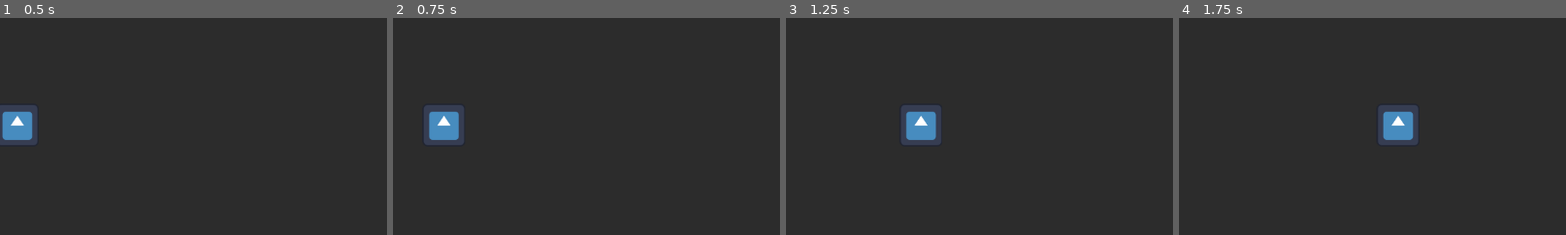
Above: before the commit, frames 1-4 (left to right).
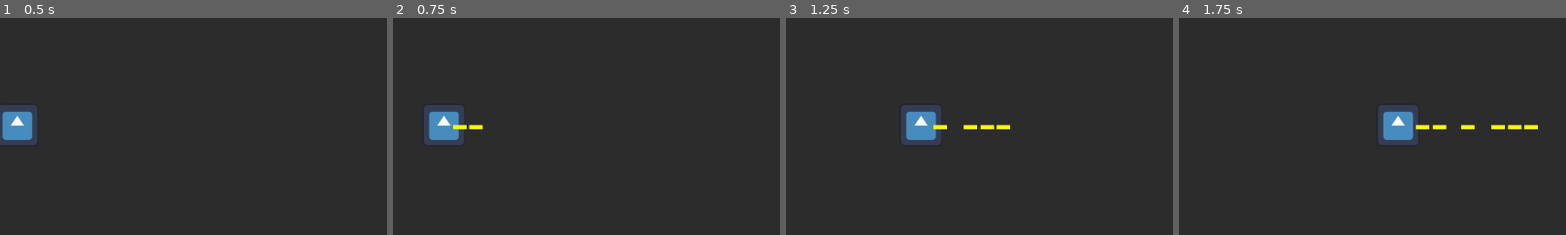
Above: after the commit, the same moments.

Repository: TarikPonciano/Tecnico-Jogos-Digitais-2025.07.11
Game: Godot game, scene res://Cenas/game.tscn
The game is run twice, just before and just after one commit, with the same random seed, the same clock (stepped at 60 frames per second) and the same inputs. The project has no main scene, so this scene is started directly. The engine's default icon, where the game draws it, is replaced by a stand-in: a white triangle on a blue panel in a dark square.
Inputs:
- Up to frame 1 (0.5 s): no input
- Up to frame 2 (0.75 s): tap Enter (ui_accept) at 0.5, 0.6 s; hold Right (ui_right) from 0.53 s (still down)
- Up to frame 3 (1.25 s): keep holding Right (ui_right); tap Enter (ui_accept) at 0.77, 1.07 s
- Up to frame 4 (1.75 s): keep holding Right (ui_right); tap Enter (ui_accept) at 1.35, 1.52 s
The pictures show only the part of the screen within x 50-100%, y 14-64%; the shares and areas given below are measured in that part.

Frame 1 is identical in both runs. In frame 2, 0.2% of the frame differs, in the area x 15-24%, y 49-52%; in frame 3, 0.3%; in frame 4, 0.5%, in the area x 61-93%, y 49-52%.

Commit message:
Sistema de Tiro

Diff:
--- a/top-down-shooter/Cenas/jogador.tscn
+++ b/top-down-shooter/Cenas/jogador.tscn
@@ -2,12 +2,14 @@
 
 [ext_resource type="Script" uid="uid://166t4q5foxi1" path="res://jogador.gd" id="1_k5ljr"]
 [ext_resource type="Texture2D" uid="uid://cc7wat15by0dh" path="res://icon.svg" id="2_j1gus"]
+[ext_resource type="PackedScene" uid="uid://dm88088m0kv5l" path="res://Cenas/projetil_basico.tscn" id="2_qa3s7"]
 
 [sub_resource type="RectangleShape2D" id="RectangleShape2D_qa3s7"]
 size = Vector2(128, 126)
 
 [node name="Jogador" type="CharacterBody2D" unique_id=2146596580]
 script = ExtResource("1_k5ljr")
+cena_projetil = ExtResource("2_qa3s7")
 
 [node name="Sprite2D" type="Sprite2D" parent="." unique_id=2002095175]
 texture = ExtResource("2_j1gus")
@@ -15,3 +17,6 @@
 [node name="CollisionShape2D" type="CollisionShape2D" parent="." unique_id=609102355]
 position = Vector2(1, 0)
 shape = SubResource("RectangleShape2D_qa3s7")
+
+[node name="Emissor Projetil" type="Marker2D" parent="." unique_id=746523107]
+position = Vector2(1, 0)
--- /dev/null
+++ b/top-down-shooter/Cenas/projetil_basico.gd
@@ -0,0 +1,7 @@
+extends Area2D
+
+var velocity_x = 800
+var velocity_y = 0
+
+func _physics_process(delta: float) -> void:
+	position.x += velocity_x * delta
--- /dev/null
+++ b/top-down-shooter/Cenas/projetil_basico.tscn
@@ -0,0 +1,30 @@
+[gd_scene format=3 uid="uid://dm88088m0kv5l"]
+
+[ext_resource type="Script" uid="uid://cdv6qly24d4g2" path="res://Cenas/projetil_basico.gd" id="1_r6mqh"]
+
+[sub_resource type="RectangleShape2D" id="RectangleShape2D_dhkr4"]
+size = Vector2(40, 13)
+
+[node name="Projetil Basico" type="Area2D" unique_id=731717194]
+script = ExtResource("1_r6mqh")
+
+[node name="ColorRect" type="ColorRect" parent="." unique_id=988124514]
+offset_right = 40.0
+offset_bottom = 13.0
+color = Color(1, 1, 0, 1)
+
+[node name="CollisionShape2D" type="CollisionShape2D" parent="." unique_id=72205357]
+position = Vector2(20, 6.5)
+shape = SubResource("RectangleShape2D_dhkr4")
+
+[node name="Label" type="Label" parent="." unique_id=1655195440]
+visible = false
+offset_left = 8.0
+offset_top = 18.0
+offset_right = 536.0
+offset_bottom = 145.0
+text = "Criar o projetil com Sprite e Colisão
+
+Inserir o projetil na fase
+
+Criar um script que faz com que o projetil se mova por conta própria"
--- a/top-down-shooter/jogador.gd
+++ b/top-down-shooter/jogador.gd
@@ -3,7 +3,8 @@
 
 const SPEED = 500.0
 #const JUMP_VELOCITY = -400.0
-
+@export var cena_projetil : PackedScene
+@onready var emissor_projetil = $"Emissor Projetil"
 
 func _physics_process(delta: float) -> void:
 	# Add the gravity.
@@ -17,8 +18,15 @@
 	# Get the input direction and handle the movement/deceleration.
 	# As good practice, you should replace UI actions with custom gameplay actions.
 
+	# Ao apertar espaço cria a bala e posiciona ela no mundo
+	if Input.is_action_just_pressed("ui_accept"):
+		var nova_bala = cena_projetil.instantiate()
+		nova_bala.position = emissor_projetil.global_position
+		get_parent().add_child(nova_bala)
+
 
 	var direction := Input.get_vector("ui_left", "ui_right","ui_up","ui_down")
+
 	if direction:
 		velocity = direction * SPEED
 	else:
--- a/top-down-shooter/project.godot
+++ b/top-down-shooter/project.godot
@@ -7,6 +7,10 @@
 ;   param=value ; assign values to parameters
 
 config_version=5
+
+[animation]
+
+compatibility/default_parent_skeleton_in_mesh_instance_3d=true
 
 [application]
 
Not shown, added: top-down-shooter/Cenas/projetil_basico.gd.uid
Not shown, changed: top-down-shooter/icon.svg.import
